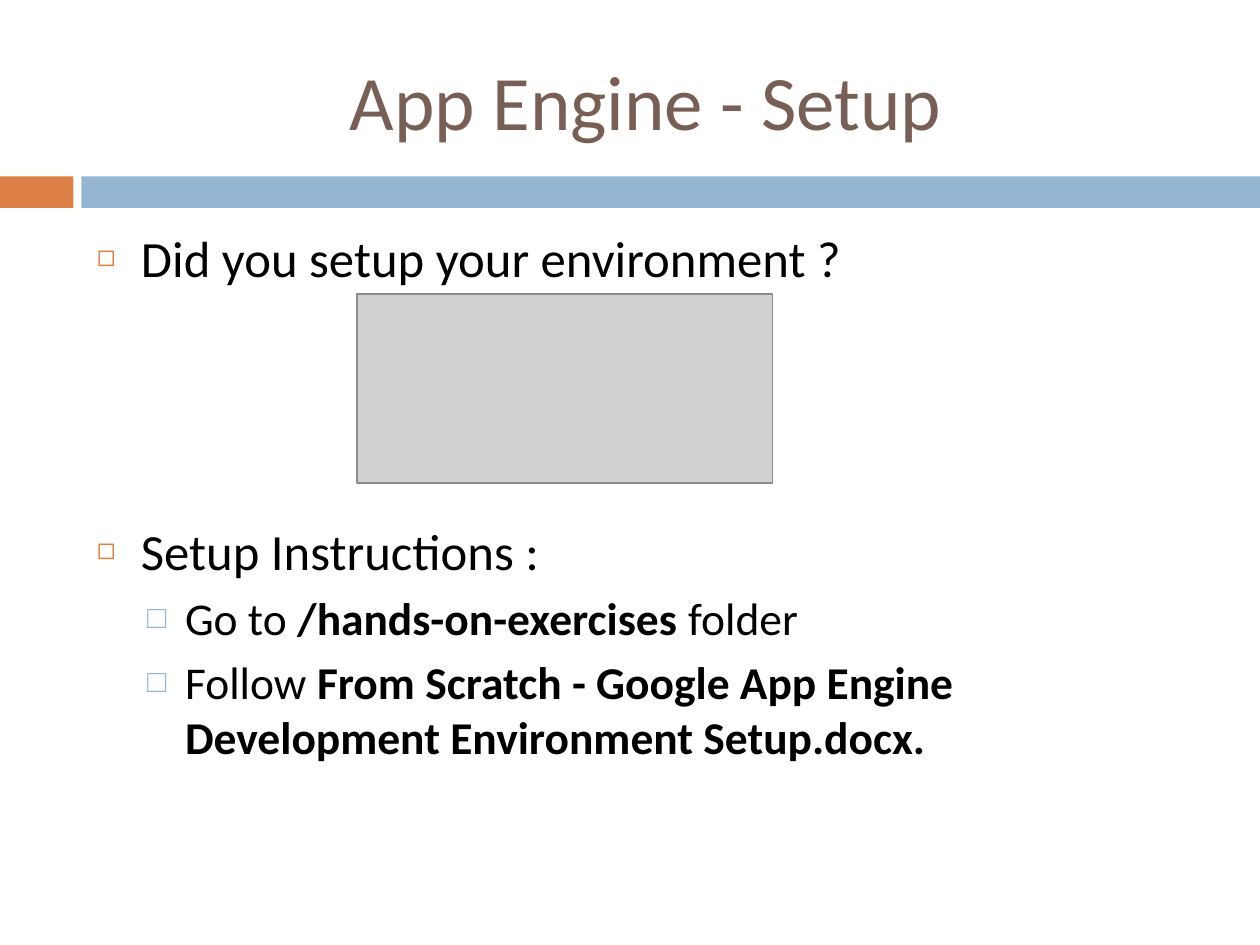
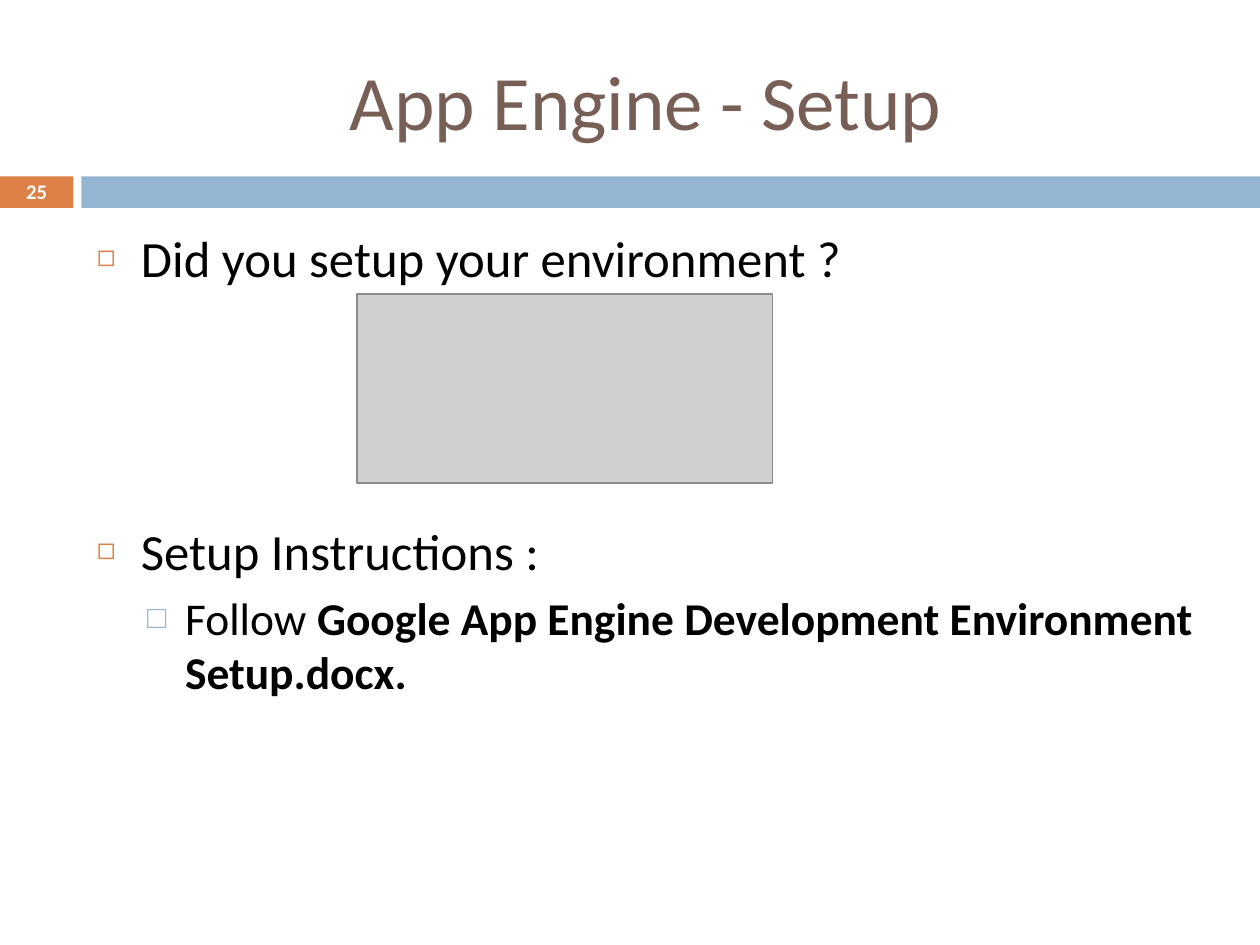
Before and after one commit to rominirani/GDG-Ahmedabad-April-2013-AppEngine-Workshop, a slide deck: slide 25 of Mindstorm-AppEngine-Training.pptx. Drawn at 1260x945 pixels with LibreOffice and Linux fonts; fonts in the diff are those of the drawing; grey boxes stand for pictures; background and template pictures are left out. Boxes give left, top, right and bottom in pixels: in the first picture for what was removed or moved away, otherwise in the second. Text is boxed around its words. In the diff, an @@ line names an element or a change of style, - is before the commit and + after.

Commit message:
Updated Presentation

```diff
--- a/Mindstorm-AppEngine-Training.pptx
+++ b/Mindstorm-AppEngine-Training.pptx
@@ page number added at (26,185,47,199), 11.9 pt, text #FFFFFF, bold @@
+25
@@ text at (185,603,1193,696): text changed @@
-  □ Go to /hands-on-exercises folder
-  □ Follow From Scratch - Google App Engine Development Environment Setup.docx.
+  □ Follow Google App Engine Development Environment Setup.docx.
```
Also in this commit, not shown: 9 other slides changed, 1 slide added, 1 other file.
